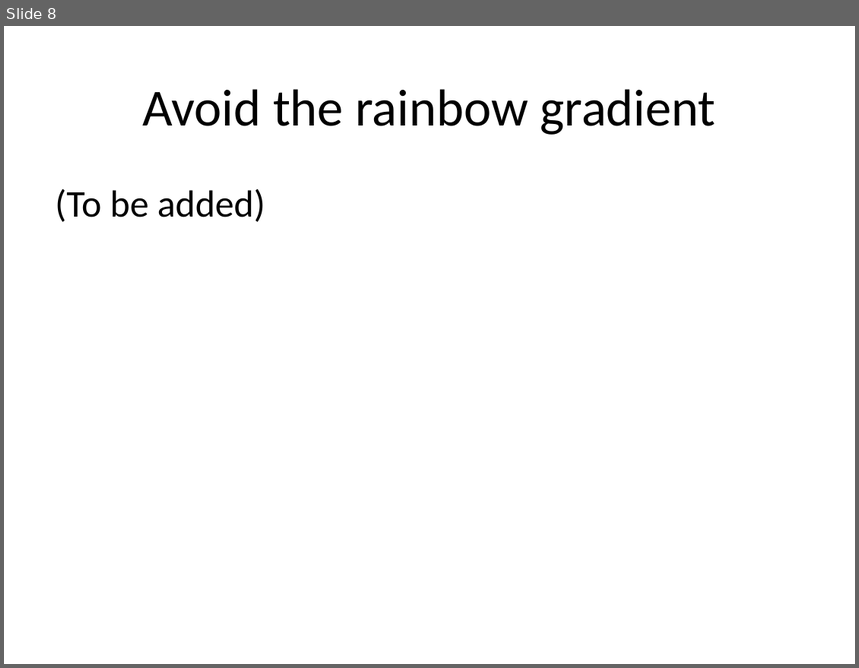
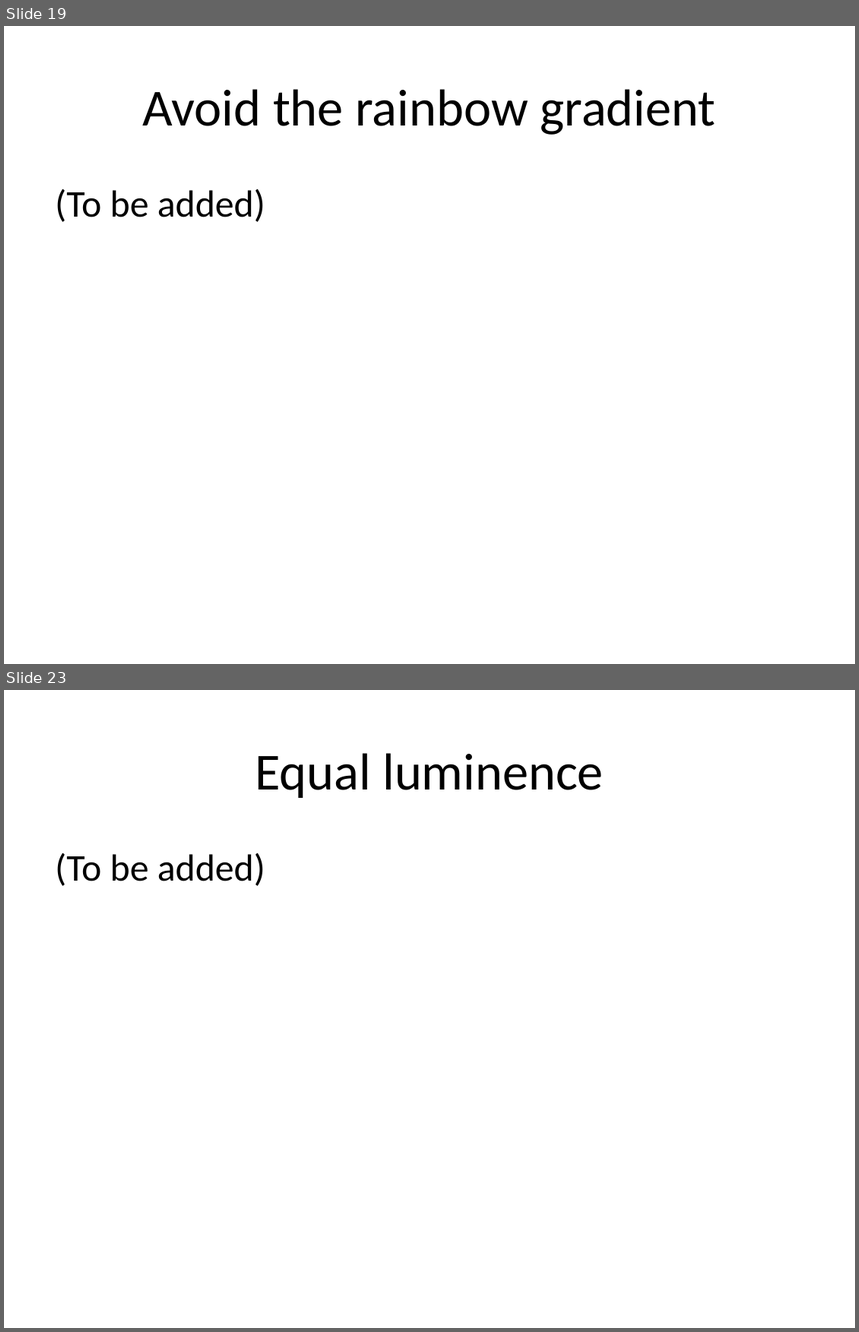
Before and after one commit to pmean/data-visualization, a slide deck: data-viz-02/component/recommendations-colors.pptx. Shown one above the other, each under a label of ours: slide 8 before the commit, slides 19 and 23 after it; the slides between them are not shown. The pictures are 859x668 and 859x1332 pixels, drawn with LibreOffice and Linux fonts; fonts in the diff are those of the drawing. Boxes give left, top, right and bottom in pixels: in the first picture for what was removed or moved away, otherwise in the second. Text is boxed around its words. In the diff, an @@ line names an element or a change of style, - is before the commit and + after.

```diff
--- a/data-viz-02/component/recommendations-colors.pptx
+++ b/data-viz-02/component/recommendations-colors.pptx
@@ slide 23 added at (4, 690, 855, 1328), background #FFFFFF @@
@@ title added at (255, 753, 604, 798), 44 pt, text #000000 @@
+Equal luminence
@@ text added at (55, 853, 265, 886), 32 pt, text #000000 @@
+(To be added)
@@ what was slide 8 is now slide 19 @@
```
Also in this commit, not shown: 2 slides changed, 17 other slides added, 1 slide removed, 25 other files.
